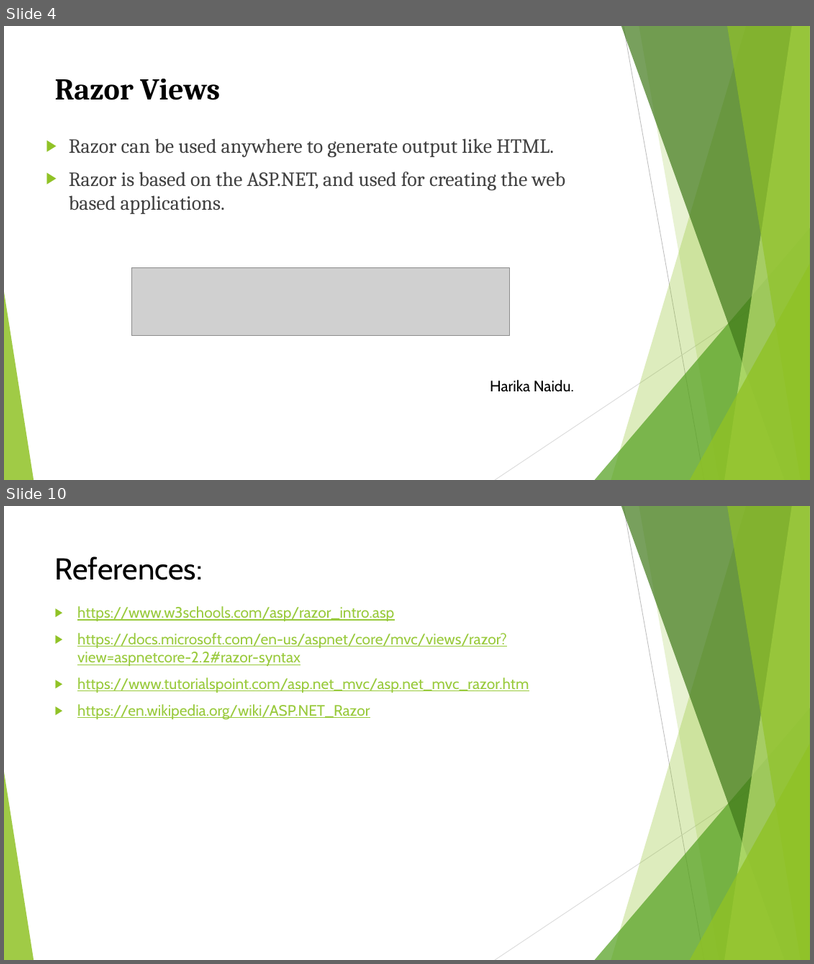
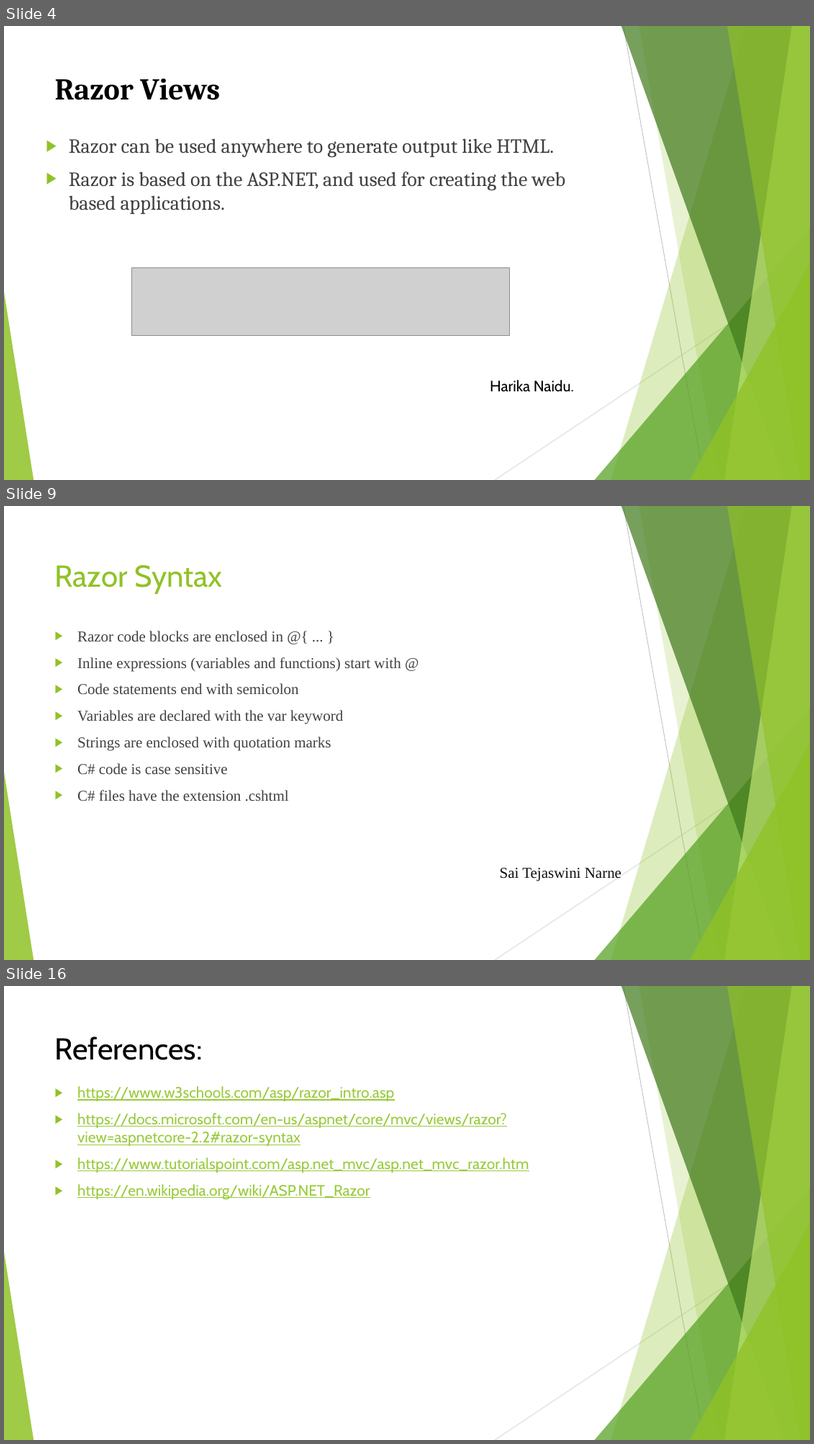
Before and after one commit to Harika1995/Razor-Views, a slide deck: Razor views.pptx. Shown one above the other, each under a label of ours: slides 4 and 10 before the commit, slides 4, 9 and 16 after it; the slides between them are not shown. The pictures are 814x964 and 814x1444 pixels, drawn with LibreOffice and Linux fonts; fonts in the diff are those of the drawing; grey boxes stand for pictures. Boxes give left, top, right and bottom in pixels: in the first picture for what was removed or moved away, otherwise in the second. Text is boxed around its words. In the diff, an @@ line names an element or a change of style, - is before the commit and + after.

Commit message:
commit changes for ppt for my slides relating the razor syntax

```diff
--- a/Razor views.pptx
+++ b/Razor views.pptx
@@ slide 9 added at <box>4,506,810,960</box>, background #FFFFFF; not listed: 10 template elements that a slide beside it also shows @@
@@ title added at <box>55,565,222,594</box>, 36 pt, text #90C226 @@
+Razor Syntax
@@ text added at <box>77,631,401,800</box>, 18 pt, text #404040 @@
+▶ Razor code blocks are enclosed in @{ ... }
+▶ Inline expressions (variables and functions) start with @
+▶ Code statements end with semicolon
+▶ Variables are declared with the var keyword
+▶ Strings are enclosed with quotation marks
+▶ C# code is case sensitive
+▶ C# files have the extension .cshtml
@@ text added at <box>500,867,622,881</box>, 18 pt, text #0D0D0D @@
+Sai Tejaswini Narne
@@ what was slide 10 is now slide 16 @@
```
Also in this commit, not shown: 6 slides changed, 7 other slides added, 2 slides removed.
